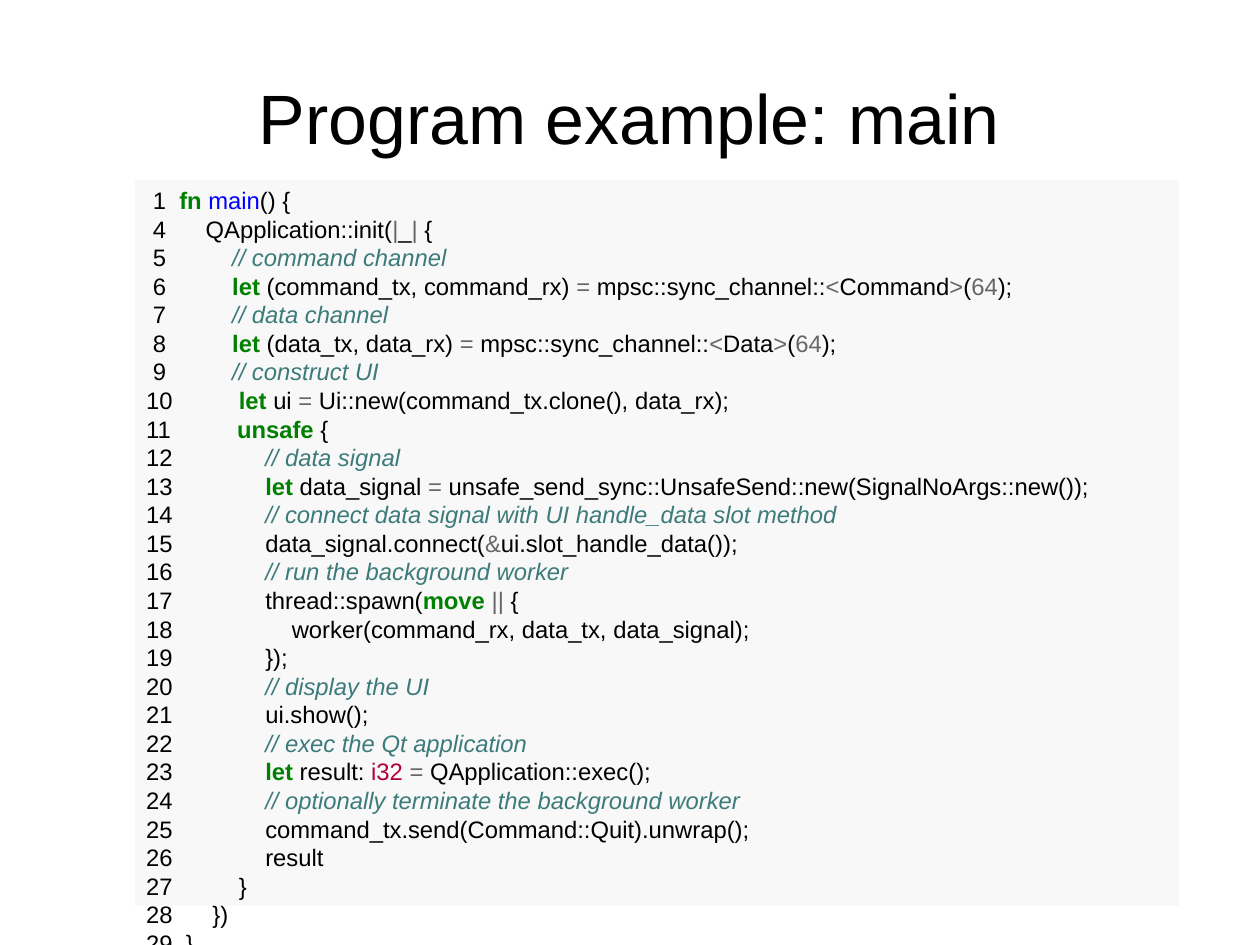
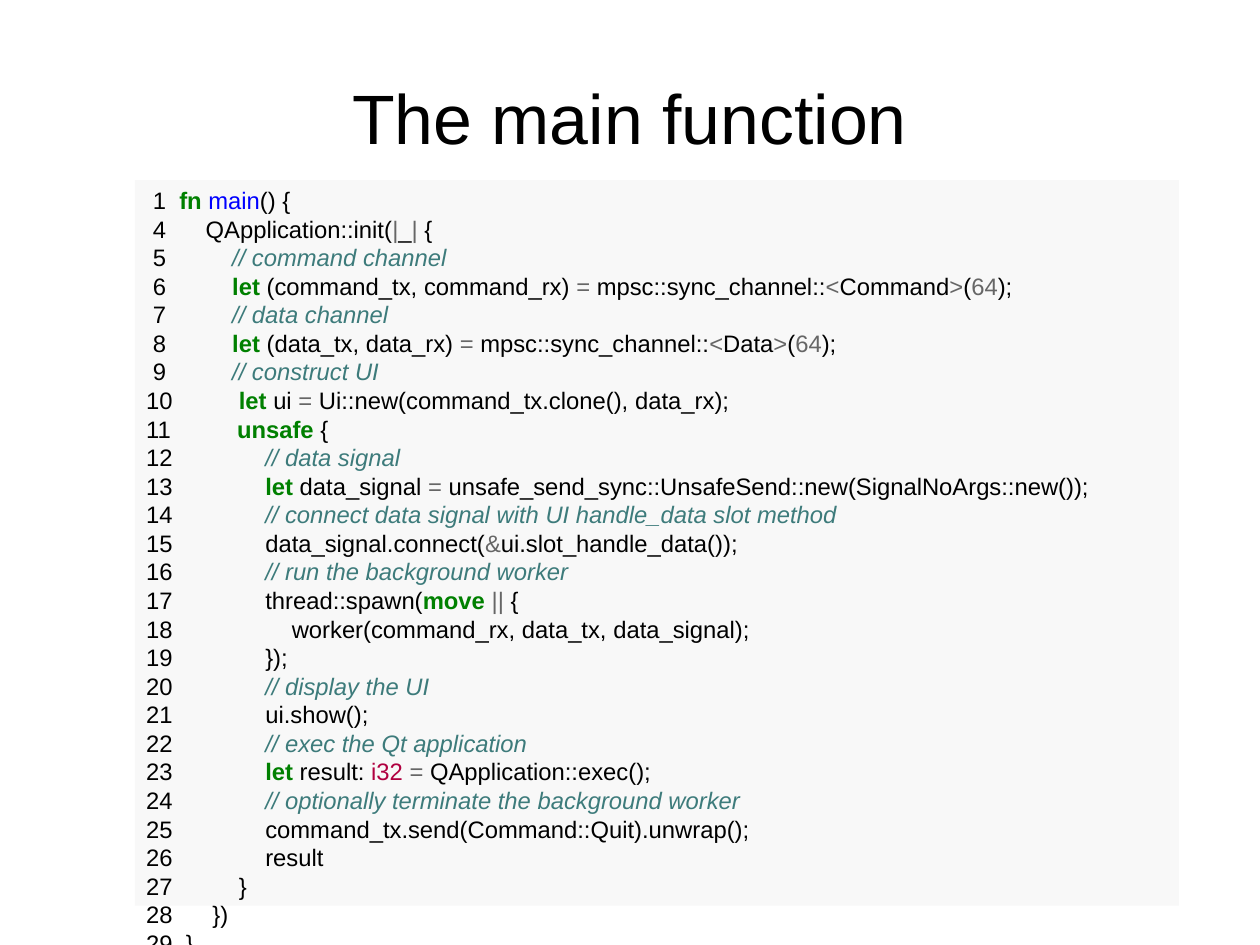
Before and after one commit to divi255/qtx, a slide deck: slide 9 of pres.odp. Drawn at 1260x945 pixels with LibreOffice and Linux fonts; fonts in the diff are those of the drawing; background and template pictures are left out. Boxes give left, top, right and bottom in pixels: in the first picture for what was removed or moved away, otherwise in the second. Text is boxed around its words. In the diff, an @@ line names an element or a change of style, - is before the commit and + after.

```diff
--- a/pres.odp
+++ b/pres.odp
@@ text at [352,93,906,145]: text changed @@
-Program example: main
+The main function
```
Also in this commit, not shown: 3 other slides changed.
